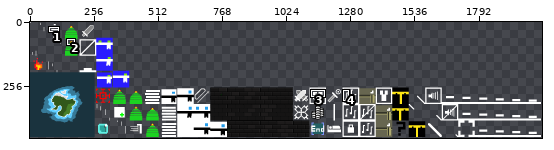
Sprite sheet, stored at android/assets/sprite.png. The first picture is a wide view before the edit; the outline marks the close-up.
Close-up. Before:
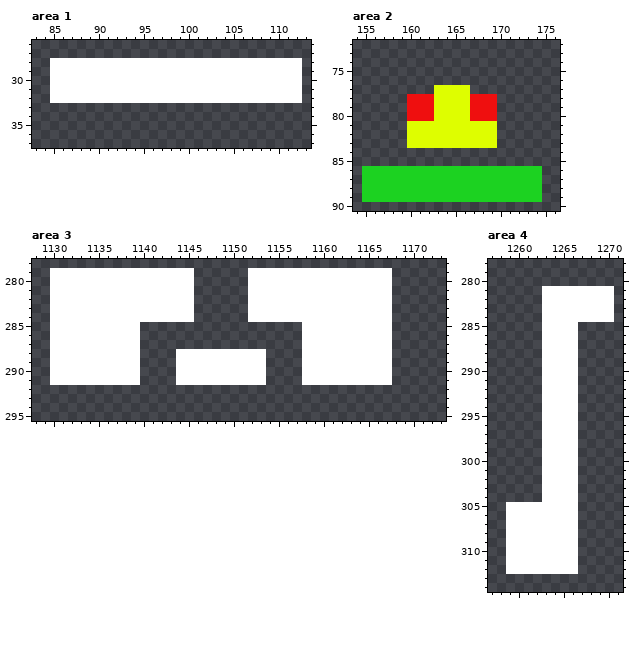
The file is 2048x512 pixels. Colours within 5 levels of each other are drawn and written as one. Shown: area 1: x 83..113, y 26..37; area 2: x 154..176, y 72..90; area 3: x 1128..1173, y 278..295; area 4: x 1257..1271, y 278..314. The wide view leaves out empty margins. The commit also changed other parts of the picture, which this record leaves out.
Once edited:
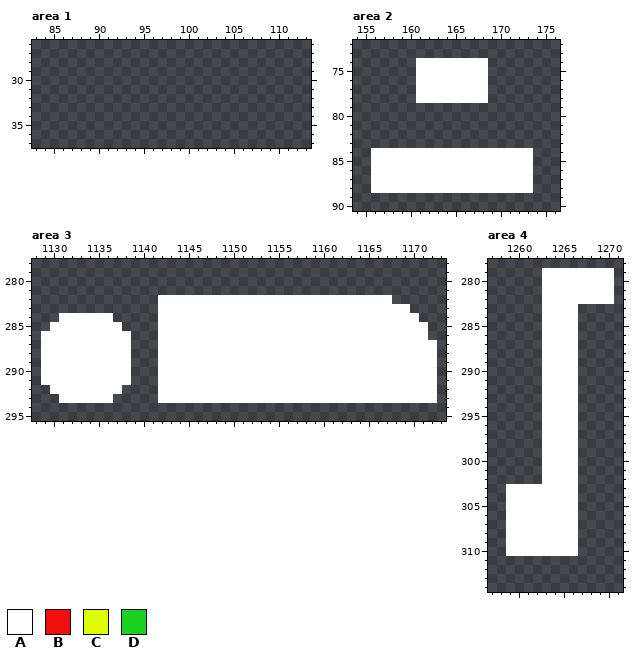
Palette (. is transparent): A #ffffff  B #ef0f0f  C #defe00  D #1cd221
Diff:
Area 1:
Colour A is gone in rows 28 to 32 at x 85 to 112.
Area 2:
Colour A now appears in rows 74 to 76 at x 161 to 168; in row 77 at x 161 to 162 and 167 to 168; in rows 84 to 85 at x 156 to 173.
The author changed colour B to colour A in row 78 at x 161 to 162 and 167 to 168.
The author changed colour C to colour A in rows 77 to 78 at x 163 to 166.
The author changed colour D to colour A in rows 86 to 88 at x 156 to 173.
Colour B is gone in row 78 at x 160 and 169; in rows 79 to 80 at x 160 to 162 and 167 to 169.
Colour C is gone in rows 79 to 80 at x 163 to 166; in rows 81 to 83 at x 160 to 169.
Colour D is gone in rows 86 to 88 at x 155 and 174; in row 89 at x 155 to 174.
Area 3:
Colour A now appears in row 282 at x 1146 to 1151; in row 283 at x 1146 to 1151 and 1168 to 1169; in row 284 at x 1146 to 1151 and 1168 to 1170; in row 285 at x 1142 to 1157 and 1168 to 1171; in row 286 at x 1129, 1142 to 1157 and 1168 to 1171; in row 287 at x 1129, 1142 to 1157 and 1168 to 1172.
Colour A now appears in rows 288 to 291 at x 1129, 1142 to 1143, 1154 to 1157 and 1168 to 1172; in row 292 at x 1130 to 1137 and 1142 to 1172; in row 293 at x 1131 to 1136 and 1142 to 1172.
Colour A is gone in rows 279 to 281 at x 1130 to 1145 and 1152 to 1167; in rows 282 to 283 at x 1130 to 1141; in row 284 at x 1130 and 1137 to 1141; in row 285 at x 1138 to 1139; in rows 286 to 291 at x 1139.
Area 4:
Colour A now appears in rows 279 to 280 at x 1263 to 1270; in rows 303 to 304 at x 1259 to 1262.
Colour A is gone in rows 283 to 284 at x 1267 to 1270; in rows 311 to 312 at x 1259 to 1266.
Pixel boxes of the changes (left, top, right, bottom) in both close-ups:
erased: (50, 58, 302, 103)
changed: (362, 58, 542, 202)
changed: (41, 268, 437, 403)
changed: (542, 268, 614, 322)
added: (506, 484, 542, 502)
erased: (506, 556, 578, 574)
